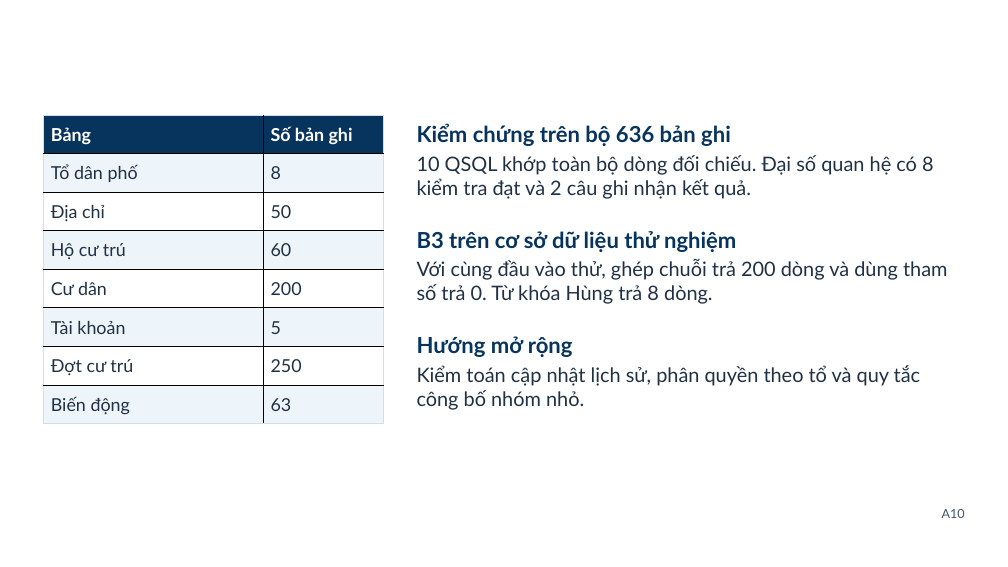
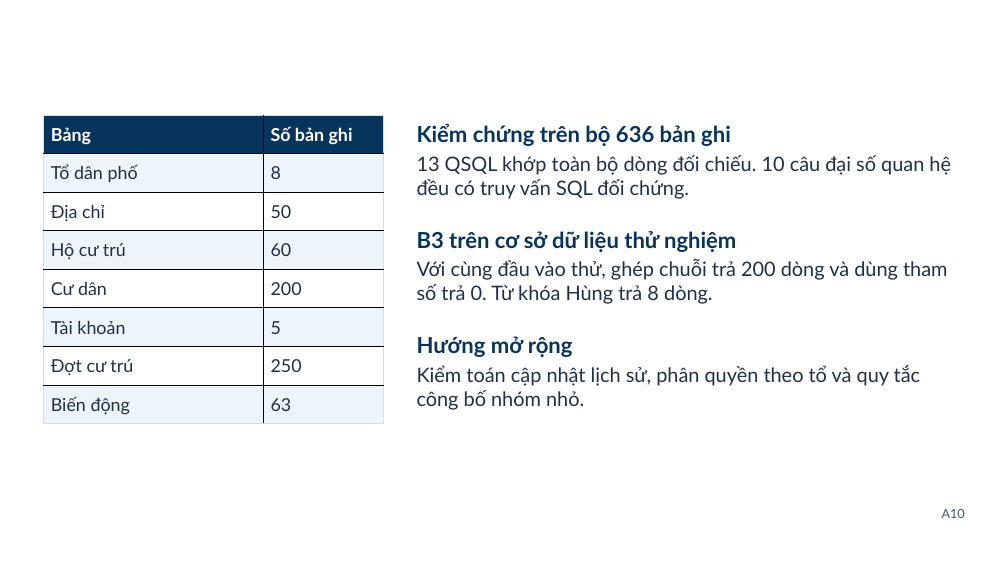
Before and after one commit to Linhlss/CSDL-Nh-m-38, a slide deck: slide 35 of presentation/CSDL_Nhom38_HUST_ThuyetTrinh.pptx. Drawn at 1008x567 pixels with LibreOffice and Linux fonts; fonts in the diff are those of the drawing; background and template pictures are left out. Boxes give left, top, right and bottom in pixels: in the first picture for what was removed or moved away, otherwise in the second. Text is boxed around its words. In the diff, an @@ line names an element or a change of style, - is before the commit and + after.

```diff
--- a/presentation/CSDL_Nhom38_HUST_ThuyetTrinh.pptx
+++ b/presentation/CSDL_Nhom38_HUST_ThuyetTrinh.pptx
@@ text at <box>417,155,951,199</box>: text changed @@
-10 QSQL khớp toàn bộ dòng đối chiếu. Đại số quan hệ có 8 kiểm tra đạt và 2 câu ghi nhận kết quả.
+13 QSQL khớp toàn bộ dòng đối chiếu. 10 câu đại số quan hệ đều có truy vấn SQL đối chứng.
```
Also in this commit, not shown: 6 other slides changed, 15 other files.
